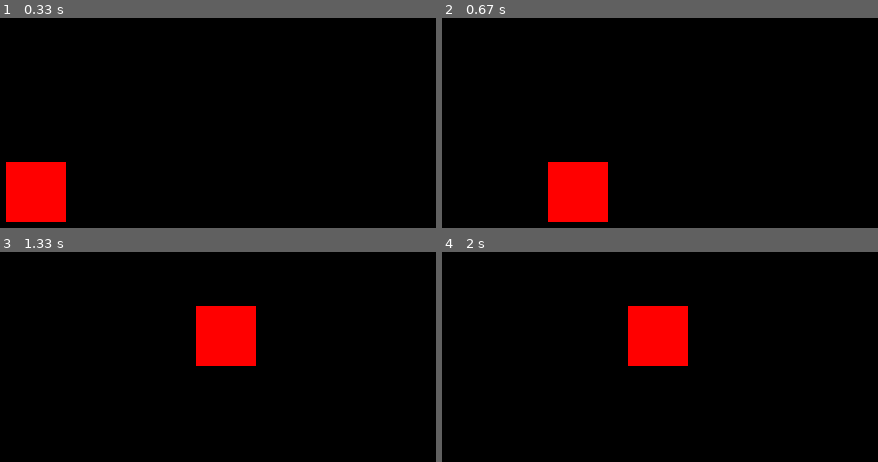
Above: before the commit, frames 1-4 (two rows, left to right).
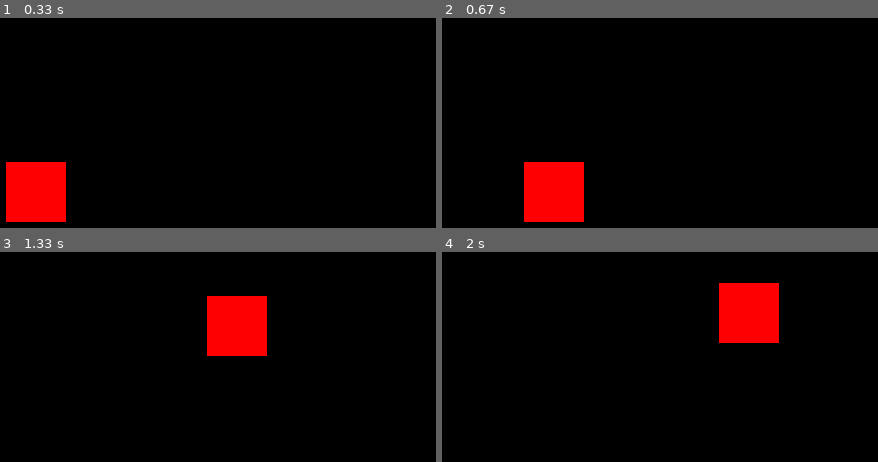
Above: after the commit, the same moments.

Repository: Yu266426/Hack-Club
Game: pygame game, started from Hack Club - Space Shooter/main.py
Two runs of this game, one before a commit and one after it. Both use one fixed random seed, a clock stepped at 60 frames per second and the inputs below.
Inputs:
- Up to frame 1 (0.33 s): no input
- Up to frame 2 (0.67 s): hold D from 0.33 s (still down)
- Up to frame 3 (1.33 s): release D at 0.8 s; hold W 0.83-1.13 s; hold D from 1.17 s (still down)
- Up to frame 4 (2 s): release D at 1.63 s; hold A from 1.67 s (still down)

Frame 1 is identical in both runs. In frame 2, 3.1% of the frame differs, in the area x 18-39%, y 68-98%; in frame 3, 2.5%; in frame 4, 7.9%, in the area x 42-78%, y 14-55%.

Commit message:
Added Smooth Movement

Diff:
--- a/Hack Club - Space Shooter/data/modules/player.py
+++ b/Hack Club - Space Shooter/data/modules/player.py
@@ -10,6 +10,13 @@
 
 		# Input is also a vector, for conveniences in adding or multiplying with other values
 		self.input = pygame.Vector2()
+
+		# Variables for easily changing our speed
+		self.speed = 0.7
+		self.drag = 0.1
+
+		# Player velocity, for saving movement from frame to frame
+		self.velocity = pygame.Vector2()
 
 		# Make a surface, and fill it with red
 		self.image = pygame.Surface((60, 60))
@@ -25,9 +32,15 @@
 		self.input.x = keys_pressed[pygame.K_d] - keys_pressed[pygame.K_a]
 		self.input.y = keys_pressed[pygame.K_s] - keys_pressed[pygame.K_w]
 
+		# Add to velocity
+		self.velocity += self.input * self.speed
+
+		# Subtract a portion of velocity, to simulate drag
+		self.velocity -= self.velocity * self.drag
+
 		# Modifies self.pos with the input * speed (5 in this case)
 		# Feature of Vector2, where both (x, y) is modified by the multiplication, and can be added to self.pos
-		self.pos += self.input * 5
+		self.pos += self.velocity
 
 		# Adjusts self.rect.center to be self.pos
 		self.rect.center = self.pos
